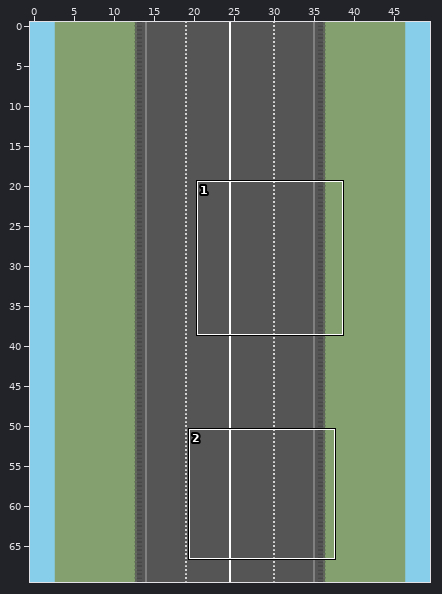
Tiled map -- SAE_DEV/SAE_DEV/Content/mapJour.tmx. Above, an overview of the earlier version with the close-up marked.
Close-up. Before:
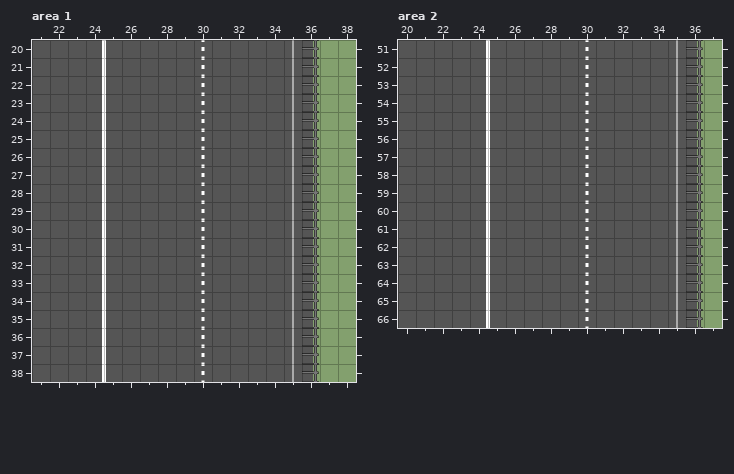
Cells are 32x32 px. Shown: area 1 x 21..38, y 20..38; area 2 x 20..37, y 51..66. The commit also changed other parts of the map, which this record leaves out.
The same view after the edit:
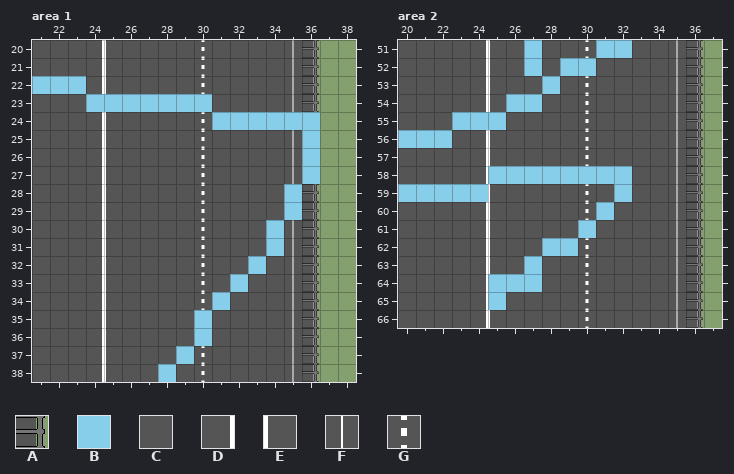
Key: from "Barrieres": A 1; from "Decor": B 0; from "Route": C 0, D 1, E 2, F 3, G 4.
_ is an empty cell.
Change:
Layer "Calque de Tuiles 1", area 1:
The edit turns tile A into tile B in rows 24 to 27 at x 36.
The edit turns tile C into tile B in row 22 at x 21 to 23; in row 23 at x 26 to 29; in row 24 at x 31 to 34; in rows 30 to 31 at x 34; in row 32 at x 33; in row 33 at x 32.
The edit turns tile C into tile B in row 34 at x 31; in row 37 at x 29; in row 38 at x 28.
The edit turns tile D into tile B in row 23 at x 24.
The edit turns tile E into tile B in row 23 at x 25.
The edit turns tile F into tile B in row 24 at x 35; in rows 28 to 29 at x 35.
The edit turns tile G into tile B in row 23 at x 30; in rows 35 to 36 at x 30.
Layer "Calque de Tuiles 1", area 2:
The edit turns tile C into tile B in row 51 at x 27 and 31 to 32; in row 52 at x 27 and 29; in row 53 at x 28; in row 54 at x 26 to 27; in row 55 at x 23; in row 56 at x 20 to 22.
The edit turns tile C into tile B in row 58 at x 26 to 29 and 31 to 32; in row 59 at x 20 to 23 and 32; in row 60 at x 31; in row 62 at x 28 to 29; in row 63 at x 27; in row 64 at x 26 to 27.
The edit turns tile D into tile B in row 55 at x 24; in row 59 at x 24.
The edit turns tile E into tile B in row 55 at x 25; in row 58 at x 25; in rows 64 to 65 at x 25.
The edit turns tile G into tile B in row 52 at x 30; in row 58 at x 30; in row 61 at x 30.
Boxes around the changes in both close-ups, in picture pixels (x1, y1, x2, y2):
changed: (32, 76, 320, 382)
changed: (398, 40, 632, 148)
changed: (398, 166, 632, 310)
